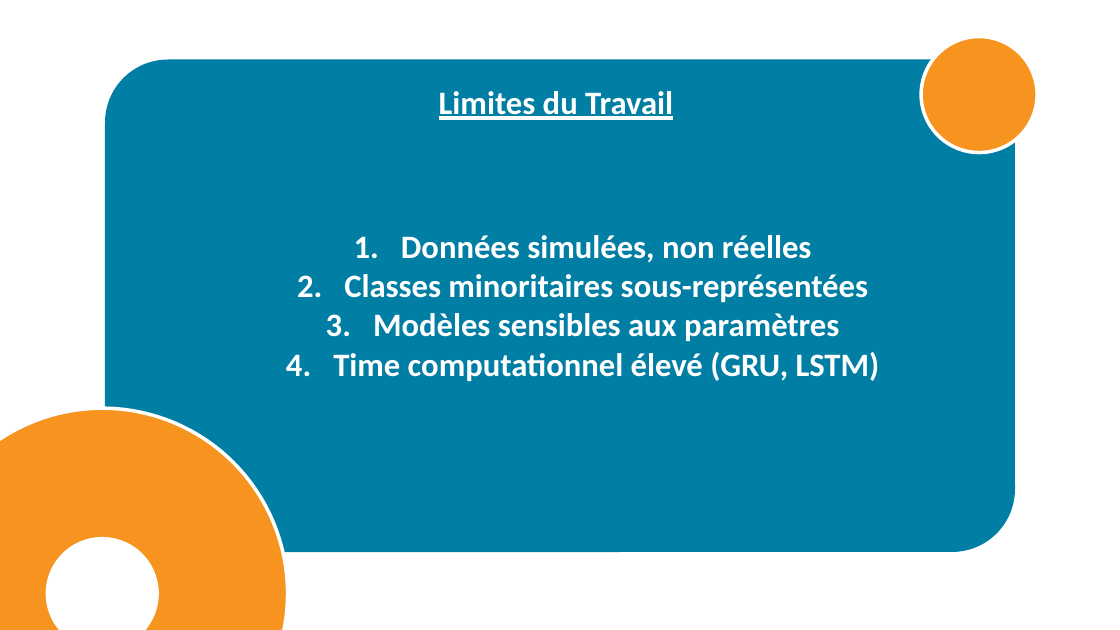
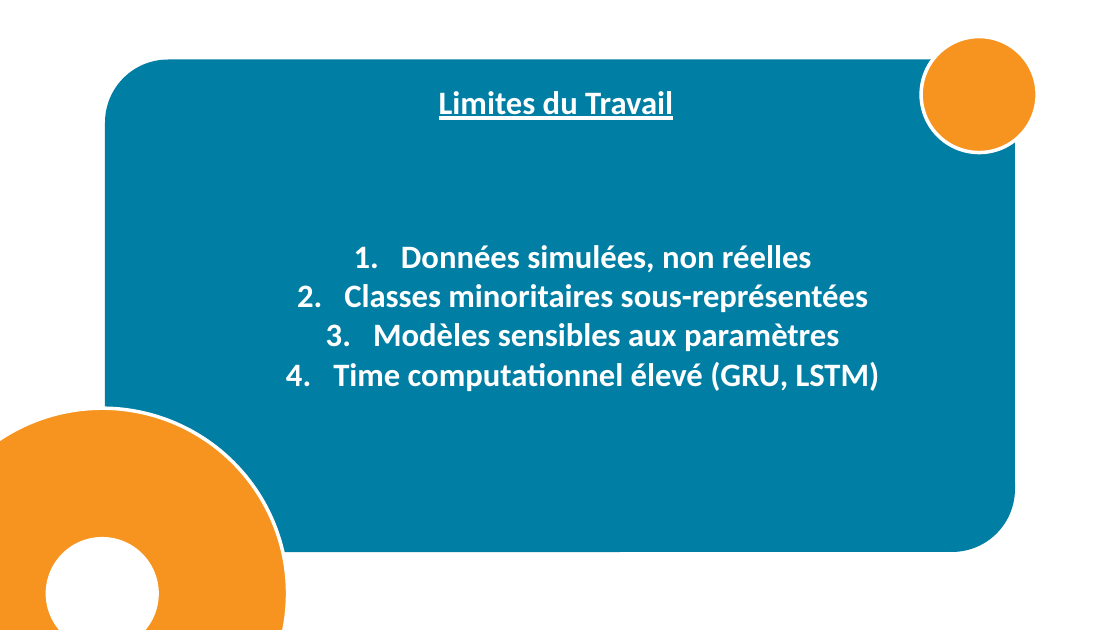
Before and after one commit to OussamaTabDev/DistributionElectrique, a slide deck: slide 21 of Rapport + Presentation + Video/Presentation2.pptx. Drawn at 1120x630 pixels with LibreOffice and Linux fonts; fonts in the diff are those of the drawing. Boxes give left, top, right and bottom in pixels: in the first picture for what was removed or moved away, otherwise in the second. Text is boxed around its words. In the diff, an @@ line names an element or a change of style, - is before the commit and + after.

```diff
--- a/Rapport + Presentation + Video/Presentation2.pptx
+++ b/Rapport + Presentation + Video/Presentation2.pptx
@@ text "Données simulées, non réelles": place and size @@
-text "Données simulées, non réelles" at box(333, 235, 880, 381)
+text "Données simulées, non réelles" at box(333, 245, 880, 391)
```
Also in this commit, not shown: 6 other slides changed, 6 other files.
